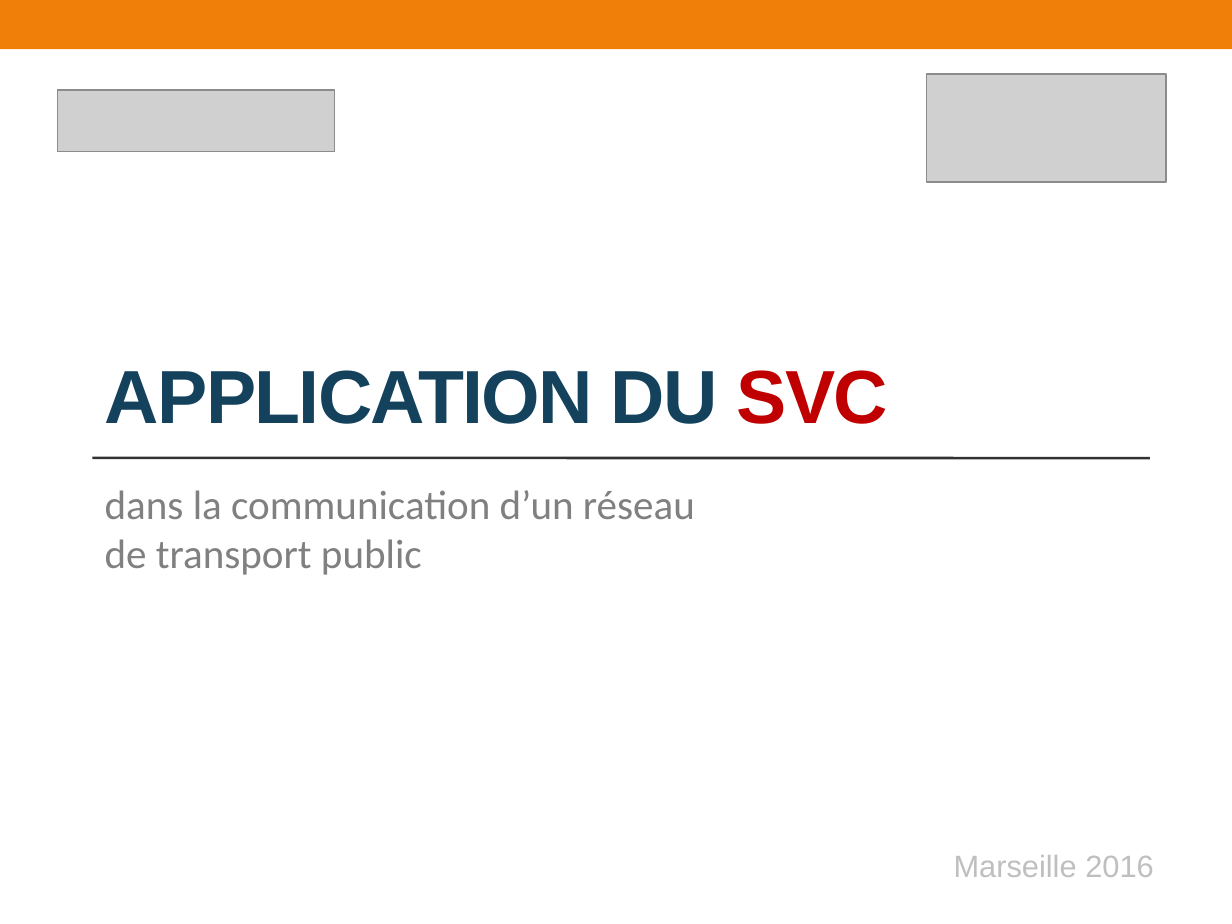
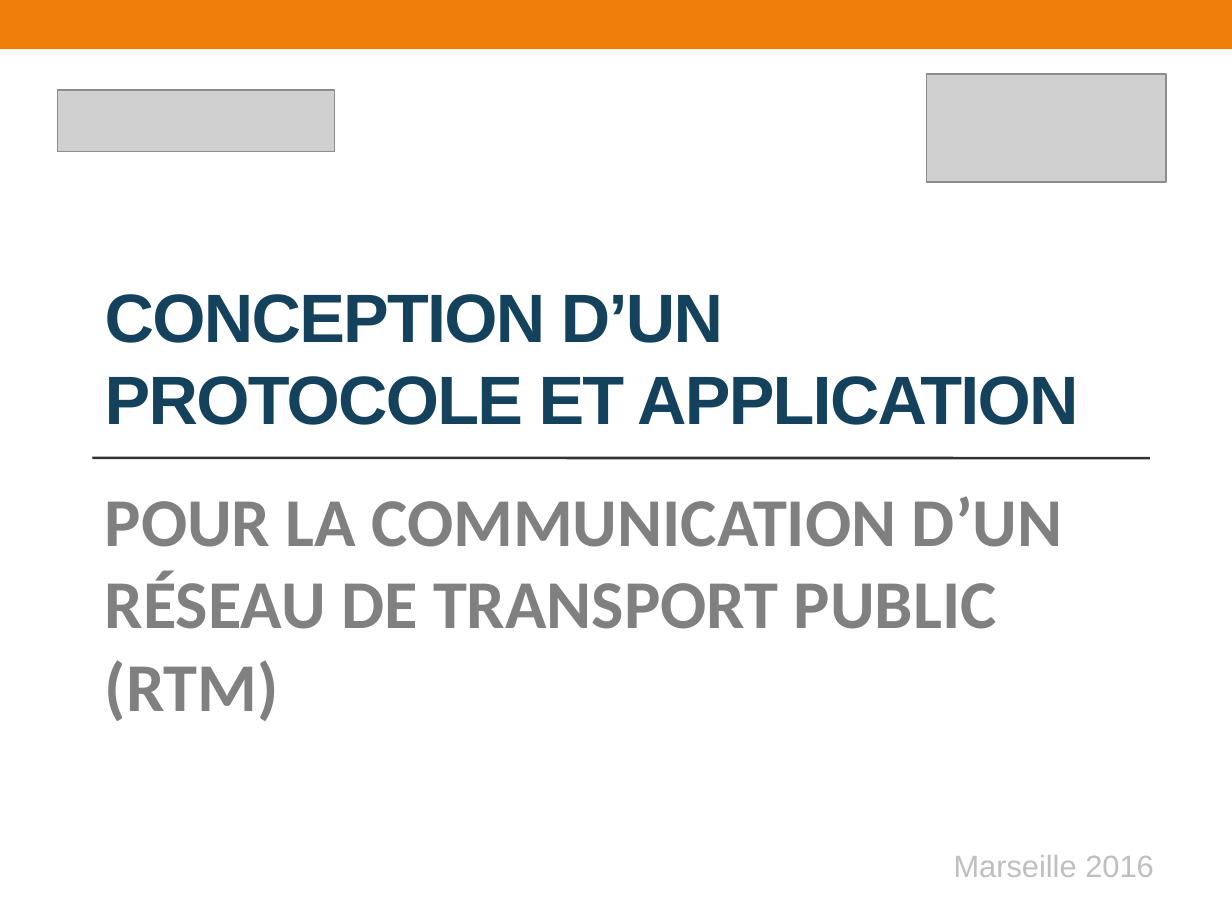
Before and after one commit to athongintel/stage5A.monitor, a slide deck: slide 1 of reports/for RTM/RTM_SVC-implementation-presentation.pptx. Drawn at 1232x924 pixels with LibreOffice and Linux fonts; fonts in the diff are those of the drawing; grey boxes stand for pictures. Boxes give left, top, right and bottom in pixels: in the first picture for what was removed or moved away, otherwise in the second. Text is boxed around its words. In the diff, an @@ line names an element or a change of style, - is before the commit and + after.

```diff
--- a/reports/for RTM/RTM_SVC-implementation-presentation.pptx
+++ b/reports/for RTM/RTM_SVC-implementation-presentation.pptx
@@ title at box(105, 294, 1078, 425): text changed; size 44 to 40 pt @@
-APPLICATION DU SVC
+CONCEPTION D’UN PROTOCOLE ET APPLICATION
@@ subtitle at box(105, 496, 1063, 721): text changed; size 24 to 40 pt; bold on @@
-dans la communication d’un réseau
-de transport public
+POUR LA COMMUNICATION D’UN RÉSEAU DE TRANSPORT PUBLIC (RTM)
```
Also in this commit, not shown: 42 other files.
